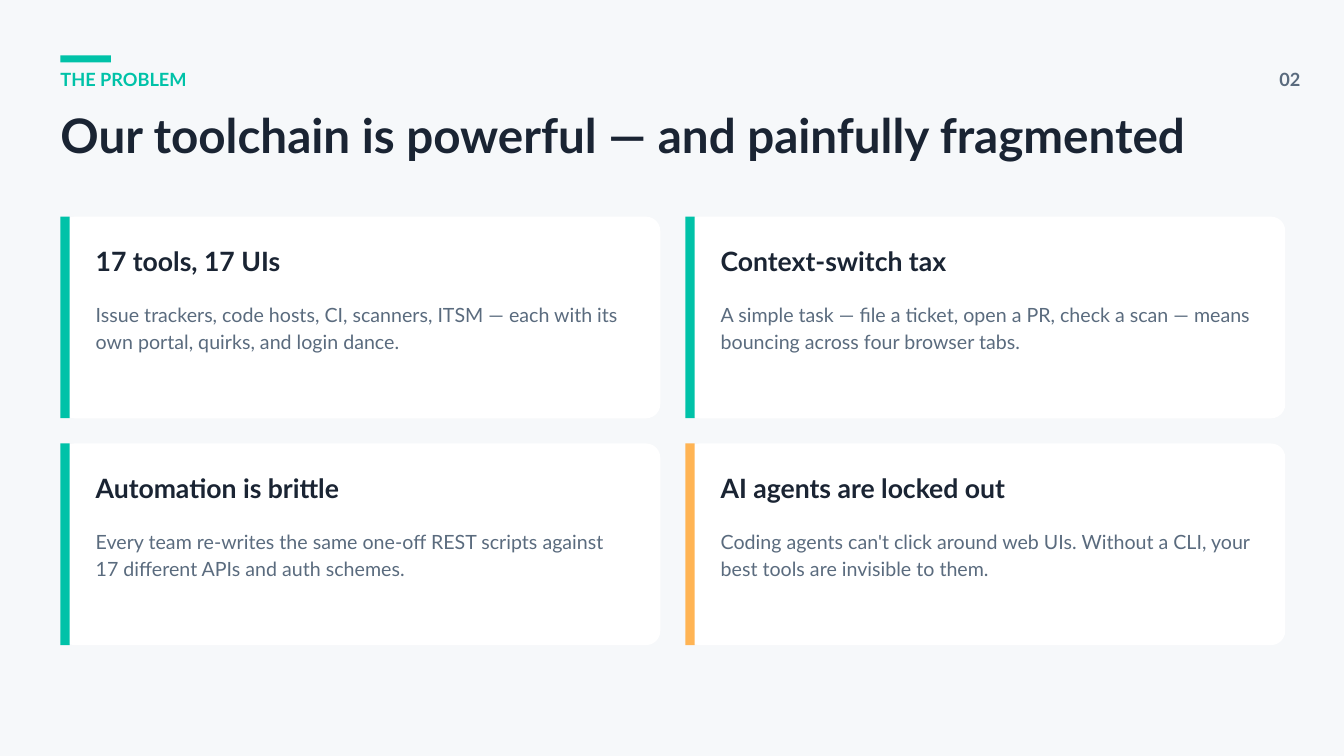
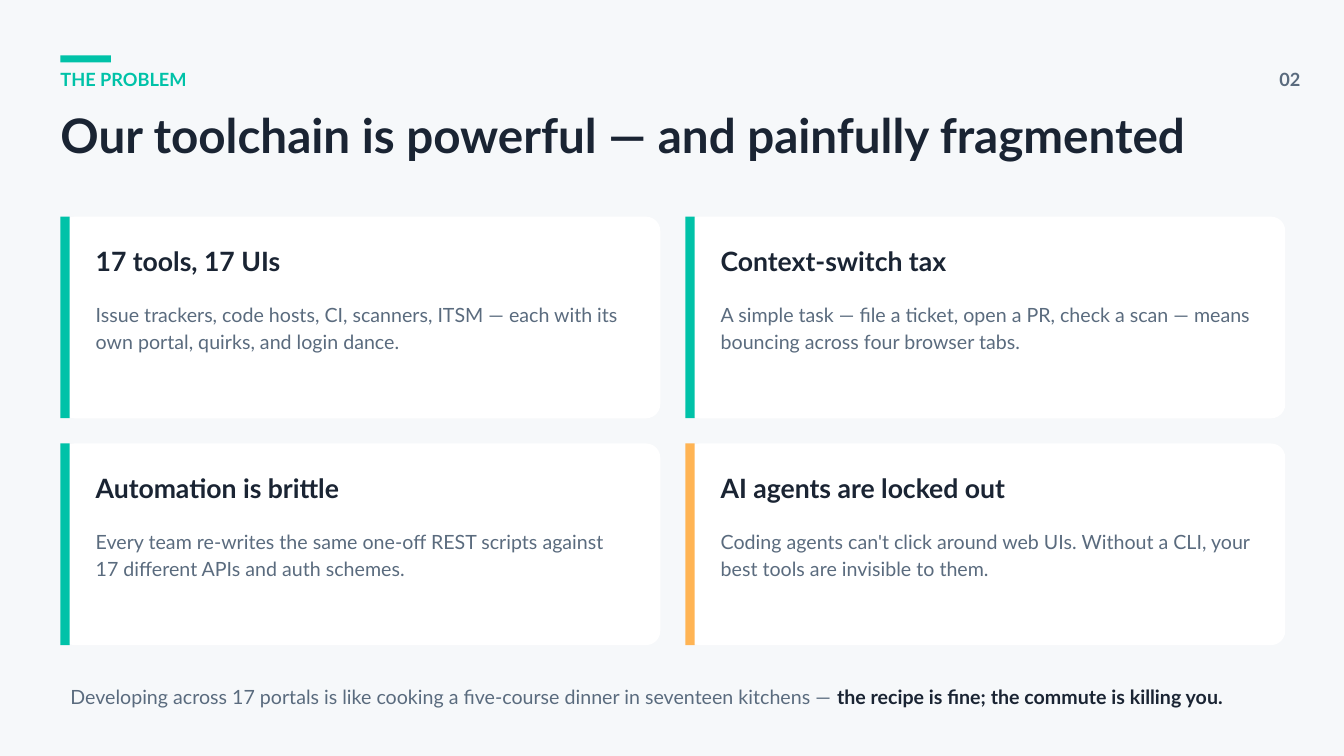
Before and after one commit to r1d20/Buddy, a slide deck: slide 2 of pncli-overview.pptx. Drawn at 1344x756 pixels with LibreOffice and Linux fonts; fonts in the diff are those of the drawing. Boxes give left, top, right and bottom in pixels: in the first picture for what was removed or moved away, otherwise in the second. Text is boxed around its words. In the diff, an @@ line names an element or a change of style, - is before the commit and + after.

```diff
--- a/pncli-overview.pptx
+++ b/pncli-overview.pptx
@@ text added at box(70, 689, 1223, 708), 14 pt, text #5A6B7E @@
+Developing across 17 portals is like cooking a five-course dinner in seventeen kitchens — the recipe is fine; the commute is killing you.
```
Also in this commit, not shown: 3 other slides changed.
